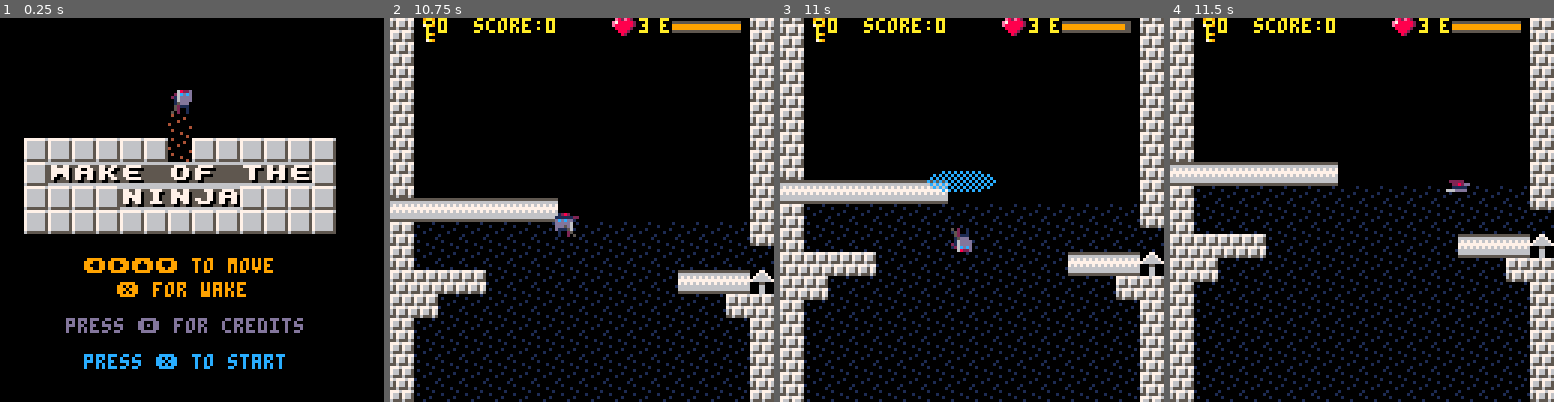
Above: before the commit, frames 1-4 (left to right).
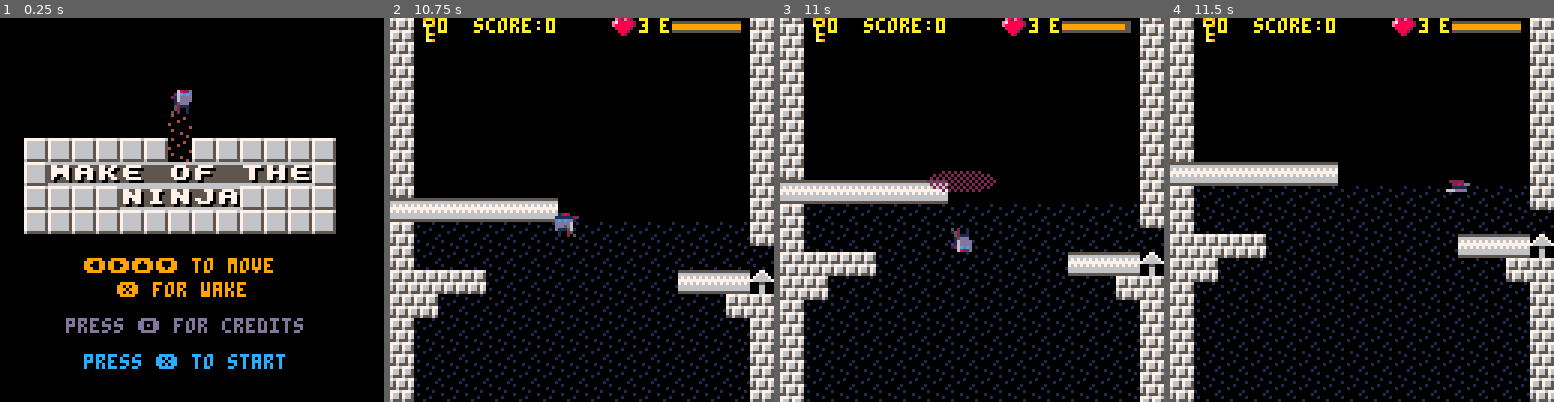
Above: after the commit, the same moments.

Repository: ggaughan/wake-of-the-ninja
Game: PICO-8 cartridge wakey.p8
Two runs of this game, one before a commit and one after it. Both use one fixed random seed, a clock stepped at 60 frames per second and the inputs below.
Inputs:
- Up to frame 1 (0.25 s): no input
- Up to frame 2 (10.75 s): tap X (X key) at 0.33, 1.07, 1.85, 2.97, 4.08, 5.2, 6.32, 7.43, 8.55, 9.67 s; tap O (Z key) at 0.7, 1.7, 2.1, 2.5, 2.9, 3.3, 3.7, 4.1, 4.5, 4.9, 5.3, 5.7, 6.1, 6.5, 6.9, 7.3, 7.7, 8.1, 8.5, 8.9, 9.3, 9.7, 10.1, 10.5 s; hold Right 1.6-2.1 s; hold Up 2.15-2.42 s; hold Right 2.47-3.03 s; hold Left 3.08-3.58 s; hold Down 3.63-3.97 s; hold Right 4.02-4.68 s; hold Up 4.73-5.03 s; hold Left 5.08-5.68 s; hold Down 5.73-6.03 s; hold Right 6.08-6.58 s; hold Right 6.63-7.13 s; hold Up 7.18-7.45 s; hold Right 7.5-8.07 s; hold Left 8.12-8.62 s; hold Down 8.67-9 s; hold Right 9.05-9.72 s; hold Up 9.77-10.07 s; hold Left 10.12-10.72 s
- Up to frame 3 (11 s): hold Down from 10.77 s (still down); tap X (X key) at 10.78 s; tap O (Z key) at 10.9 s
- Up to frame 4 (11.5 s): release Down at 11.07 s; hold Right from 11.12 s (still down); tap O (Z key) at 11.3 s

Frames 1-2 are identical in both runs. In frame 3, 0.4% of the frame differs, in the area x 38-57%, y 39-46%; in frame 4, nothing differs.

Commit message:
Fix for wake colour

Diff:
--- a/wakey.p8
+++ b/wakey.p8
@@ -658,7 +658,7 @@
 			end
 	  --printh("  "..ox-ow..","..oy-oh..","..ox+ow..","..oy+oh)
 	  local c = pl.t - wk[3]
-	  c = wake_colour[c%#wake_colour]
+	  c = wake_colour[c%#wake_colour+1]
 	  ovalfill(ox-ow,oy-oh,ox+ow,oy+oh, c)
 	  --if (debug) rect(ox-ow,oy-oh,ox+ow,oy+oh, 11)
 	  -- check if any enemies are killed by this
